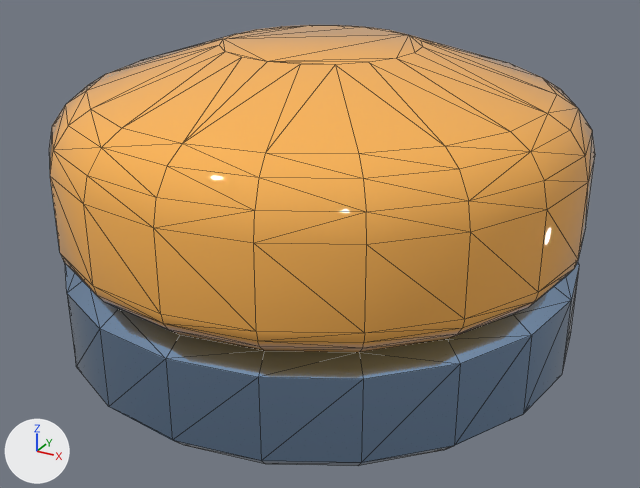
Before and after pictures for a commit that changed the glTF model OXARA/models/lampion.glb.
Both versions are drawn from a 50 mm lens placed at (0.0469, -0.0856, 0.0537), pointed at (0.0011, -0.0022, 0.012). Lighting does not change. The marker at lower left points along +X, +Y and +Z. The older version comes first. Mesh edges are drawn as thin lines. Vertices at exactly the same position are counted once.

The scene before the commit, as lines of its bpy script (objects in view):
```python
me_cylinder_003 = bpy.data.meshes.new('Cylinder.003')
me_cylinder_003.from_pydata(...)  # 240 vertices, 476 faces; spans x -0.0302..0.0302, y -0.0302..0.0302, z 0.0..0.0349
# faces by material slot: [338, 138]
me_cylinder_003.materials.append(mat_lampion)  # orange #ffb757
me_cylinder_003.materials.append(mat_metal)  # blue #a2c0e4
ob_cylinder_002 = bpy.data.objects.new('Cylinder.002', me_cylinder_003)
ob_cylinder_002.location = (0.0, 0.0, 0.0)
```
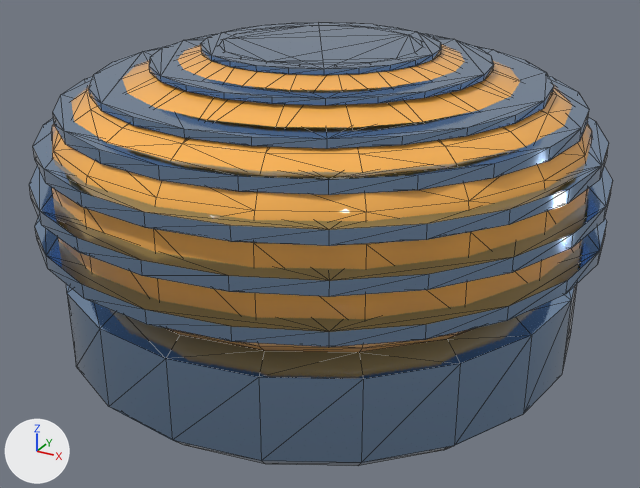
The newer file is also rescaled (x1.66) as a whole; pictures and numbers use the older file's frame.

Changed parts and their boxes (x1, y1, x2, y2) in the pictures (640 x 488 px):
'Cylinder.002', reshaped (7% wider): before (49, 25, 595, 466); after (29, 22, 613, 466)
part 1 of me_cylinder_003, added: after (35, 217, 607, 347)
part 2 of me_cylinder_003, added: after (29, 165, 613, 297)
part 3 of me_cylinder_003, added: after (33, 117, 609, 246)
part 4 of me_cylinder_003, added (blue): after (53, 75, 589, 195)
part 5 of me_cylinder_003, added (blue): after (89, 45, 554, 149)
part 6 of me_cylinder_003, added (blue): after (149, 33, 494, 105)
part 7 of me_cylinder_003, added: after (201, 22, 441, 75)

The change, as a list of edits to the scene's bpy script:
```text
Change me_cylinder_003:
    used by ob_cylinder_002; location = (0.0, 0.0, 0.0)
    remove me_cylinder_003.from_pydata(...)  # 240 vertices, 476 faces; spans x -0.0302..0.0302, y -0.0302..0.0302, z 0.0..0.0349
    add me_cylinder_003.from_pydata(...)  # 576 vertices, 1120 faces; spans x -0.0322..0.0322, y -0.0322..0.0322, z 0.0..0.0349
    me_cylinder_003 part 1: a new loose piece, a 24-sided cylinder along z spanning x -0.0322..0.0322, y -0.0322..0.0322, z 0.0155..0.0169, in mat_metal (blue #a2c0e4)
    me_cylinder_003 part 2: a new loose piece, a 24-sided cylinder along z spanning x -0.0322..0.0322, y -0.0322..0.0322, z 0.0202..0.0217, in mat_metal (blue #a2c0e4)
    me_cylinder_003 part 3: a new loose piece, a 24-sided cylinder along z spanning x -0.0312..0.0312, y -0.0312..0.0312, z 0.0244..0.0259, in mat_metal (blue #a2c0e4)
    me_cylinder_003 part 4: a new loose piece, a 24-sided cylinder along z spanning x -0.0289..0.0289, y -0.0289..0.0289, z 0.028..0.0293, in mat_metal (blue #a2c0e4)
    me_cylinder_003 part 5: a new loose piece, a 24-sided cylinder along z spanning x -0.02501..0.02501, y -0.02501..0.02501, z 0.03074..0.03155, in mat_metal (blue #a2c0e4)
    me_cylinder_003 part 6: a new loose piece, a 24-sided cylinder along z spanning x -0.01869..0.01869, y -0.01869..0.01869, z 0.03283..0.03344, in mat_metal (blue #a2c0e4)
    me_cylinder_003 part 7: a new loose piece, a 24-sided cylinder along z spanning x -0.01308..0.01308, y -0.01308..0.01308, z 0.03431..0.03489, in mat_metal (blue #a2c0e4)
```
